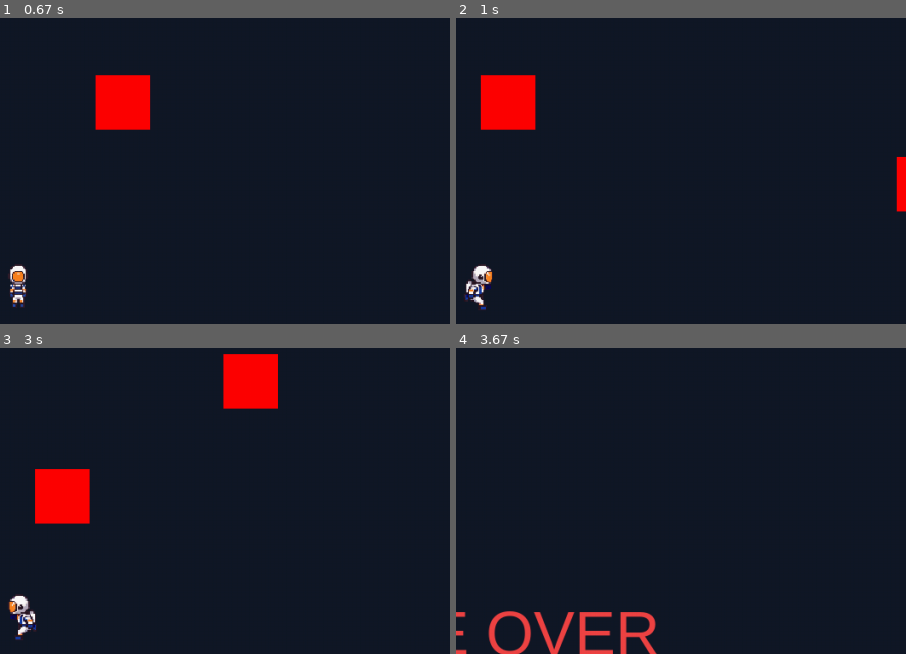
Above: before the commit, frames 1-4 (two rows, left to right).
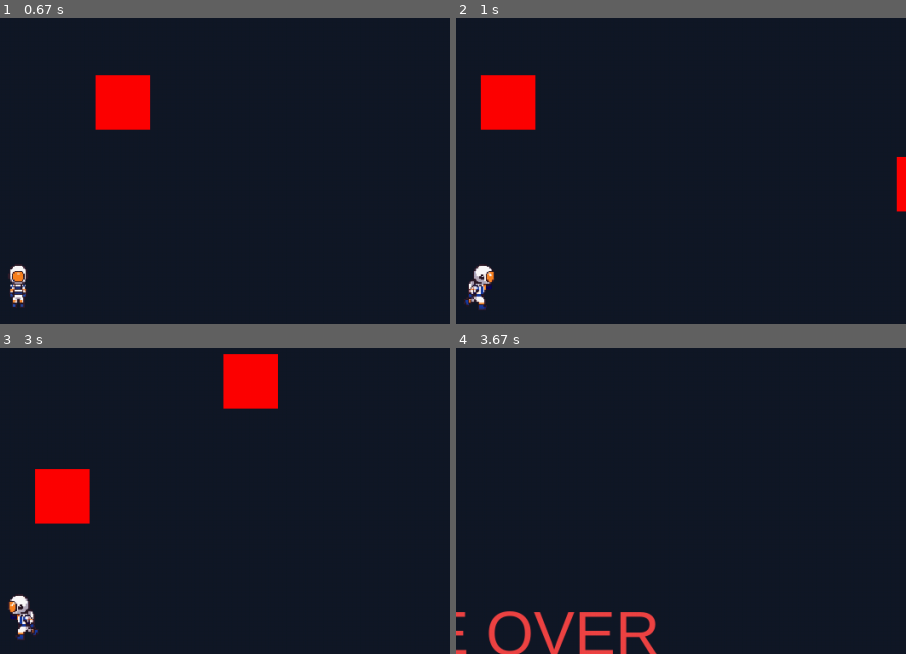
Above: after the commit, the same moments.

Repository: vitorpsogarcia/terranon
Game: pygame game, started from src/main.py
Same seed, same stepped clock (60 frames per second), same inputs: the game is played once before the commit and once after it.
Inputs:
- Up to frame 1 (0.67 s): tap Enter at 0.33 s
- Up to frame 2 (1 s): hold D from 0.67 s (still down)
- Up to frame 3 (3 s): release D at 1.13 s; hold W 1.17-1.47 s; hold D 1.5-1.97 s; tap K at 1.65 s; tap Enter at 2, 2.33, 2.82 s; hold A from 2.67 s (still down)
- Up to frame 4 (3.67 s): release A at 3.2 s; hold S 3.23-3.53 s; tap K at 3.38 s
The pictures show only the part of the screen within x 48-98%, y 6-56%; the shares and areas given below are measured in that part.

Frame 1 is identical in both runs. In frame 2, 0.4% of the frame differs, in the area x 1-9%, y 80-96%; in frame 3, 0.2%; in frame 4, nothing differs.

Commit message:
fix: Pulava o primeiro asset de animação

Diff:
--- a/src/entities/character/character_animator.py
+++ b/src/entities/character/character_animator.py
@@ -44,7 +44,7 @@
         if self._state == CharacterStateEnum.IDLE:
             return AssetManager().get_image(f"{self.char_name}.{CharacterStateEnum.IDLE.value}.{direction}")
         else:
-            frame = int(self._frame_index) + 1
+            frame = int(self._frame_index)
             if frame > 7:
                 frame = 1
             return AssetManager().get_image(f"{self.char_name}.{CharacterStateEnum.MOVING.value}.{direction}.{frame}")
